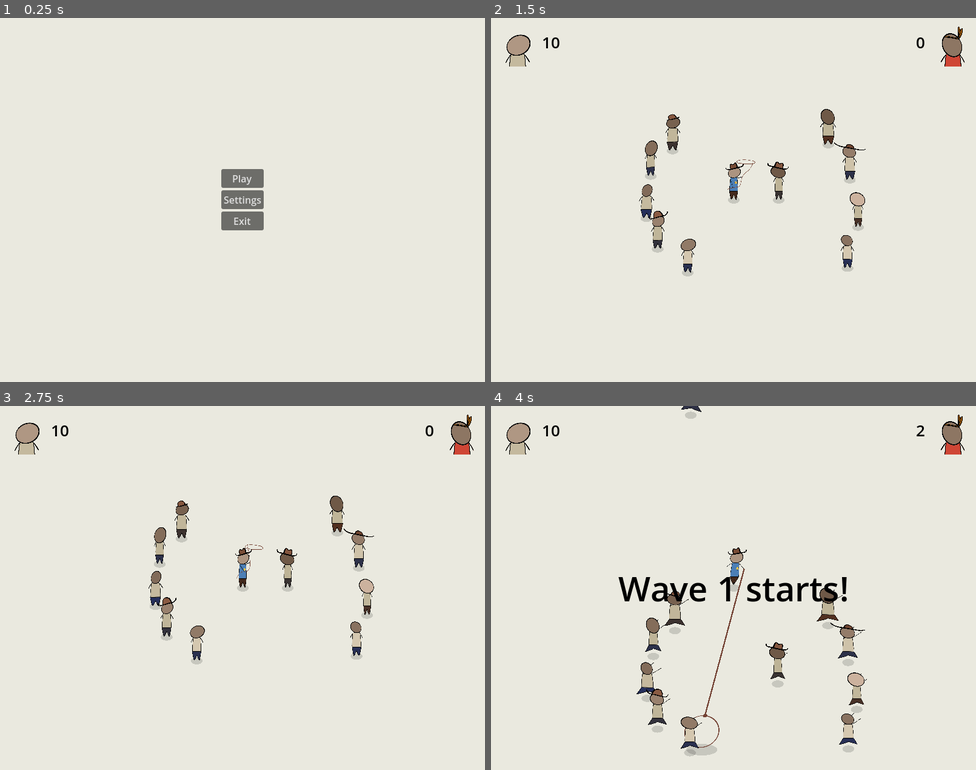
Above: before the commit, frames 1-4 (two rows, left to right).
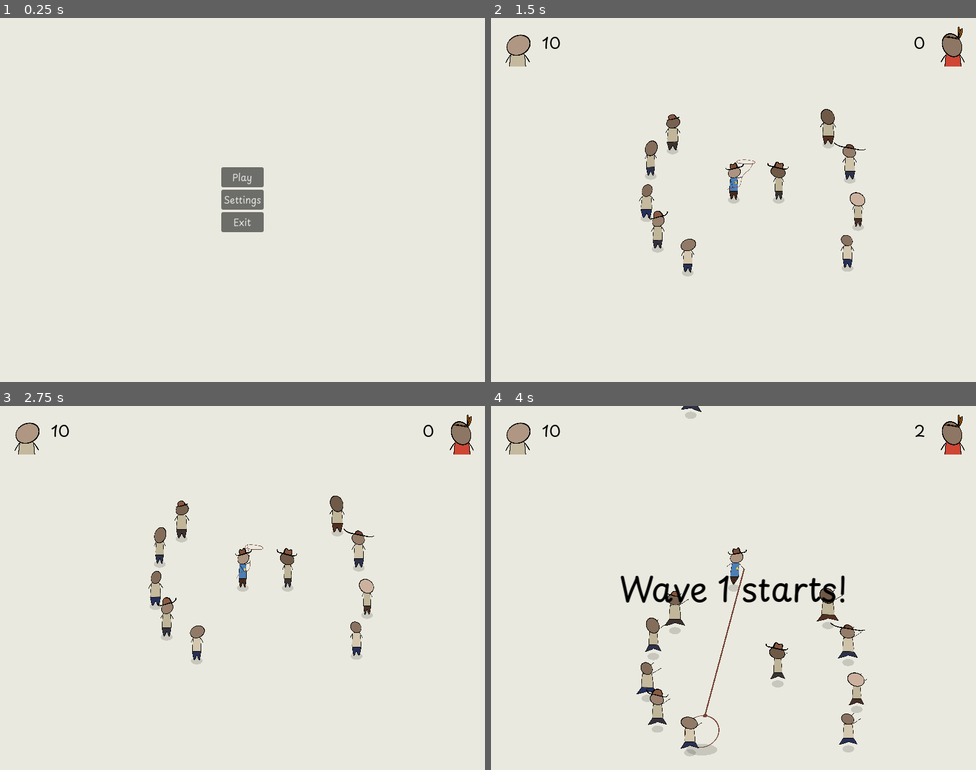
Above: after the commit, the same moments.

Repository: martindzejky/gmtk2025
Game: Godot game, scene res://main_menu.tscn
The game is run twice, just before and just after one commit, with the same random seed, the same clock (stepped at 60 frames per second) and the same inputs.
Inputs (mouse positions are in pixels of both pictures, inside the frame that each line leads up to):
- Up to frame 1 (0.25 s): no input
- Up to frame 2 (1.5 s): click "Play" at 0.5 s; move the mouse to (840, 181) at 1.27 s; hold D (move_right) from 1.28 s (still down); tap Shift (dash) at 1.35 s
- Up to frame 3 (2.75 s): move the mouse to (145, 606) at 2.02 s; release D (move_right) at 2.03 s; hold S (move_down) from 2.03 s (still down); click (145, 606) at 2.1 s
- Up to frame 4 (4 s): move the mouse to (782, 507) at 2.77 s; release S (move_down) at 2.78 s; hold D (move_right) 2.78-3.53 s; tap Shift (dash) at 2.85 s; move the mouse to (709, 660) at 3.52 s; hold W (move_up) from 3.53 s (still down); click (709, 660) at 3.6 s

The runs differ from the first frame. In frame 1, 0.3% of the frame differs, in the area x 45-55%, y 41-59%; in frame 2, less than 0.1%; in frame 3, less than 0.1%; in frame 4, 1.4%, in the area x 10-90%, y 5-55%.

Commit message:
default font

Diff:
--- /dev/null
+++ b/font/default_font.tres
@@ -0,0 +1,6 @@
+[gd_resource type="FontVariation" load_steps=2 format=3 uid="uid://q6nkrkl8lof"]
+
+[ext_resource type="FontFile" uid="uid://cmgj3n36lc6vh" path="res://font/playpen_sans.ttf" id="1_tuwp3"]
+
+[resource]
+base_font = ExtResource("1_tuwp3")
--- a/project.godot
+++ b/project.godot
@@ -35,6 +35,11 @@
 hook=""
 segment=""
 folk=""
+
+[gui]
+
+common/snap_controls_to_pixels=false
+theme/custom_font="uid://q6nkrkl8lof"
 
 [input]
 
Not shown, added: font/OFL.txt
Binary file added: font/playpen_sans.ttf
Not shown, added: font/playpen_sans.ttf.import
